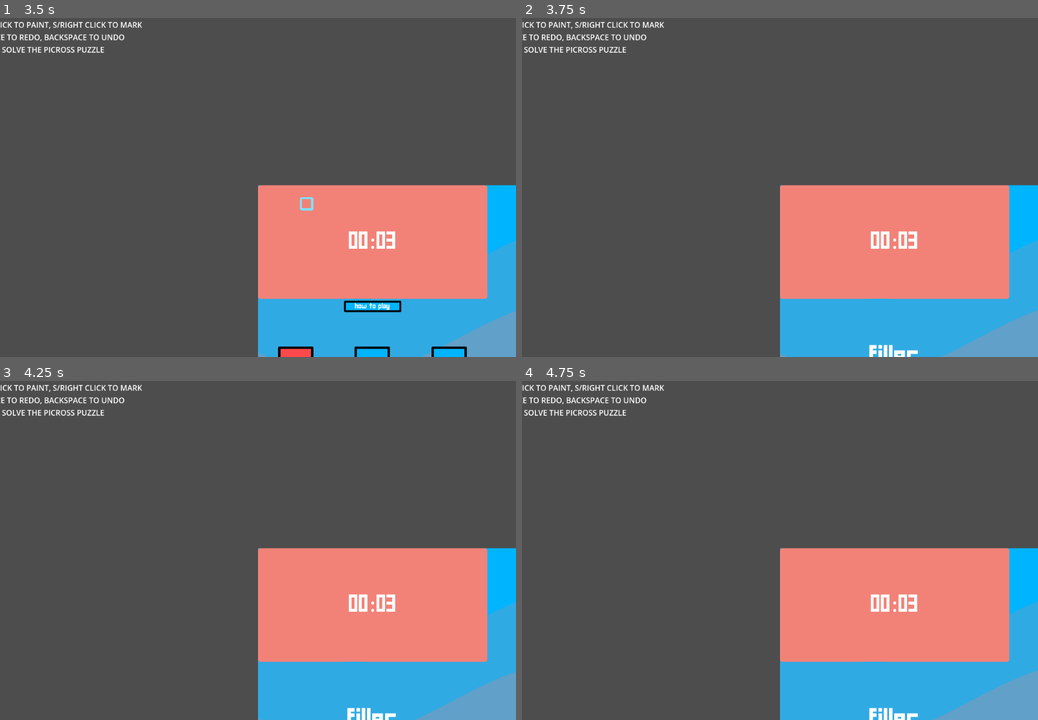
Above: before the commit, frames 1-4 (two rows, left to right).
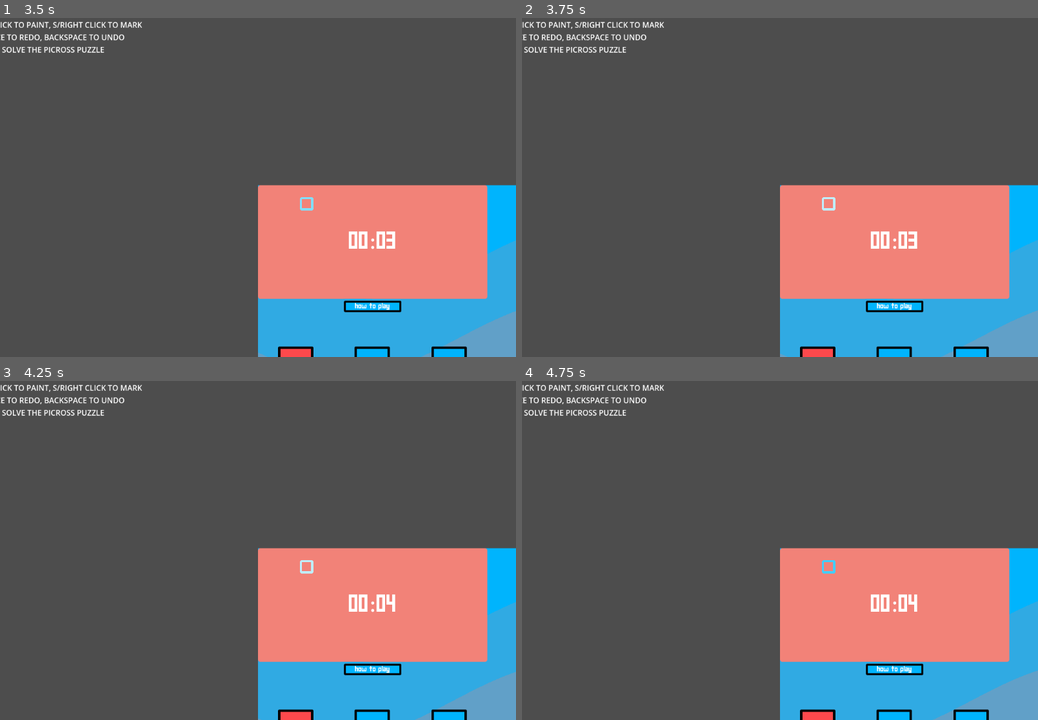
Above: after the commit, the same moments.

Repository: Matthew-Hirano/MixedDNALibraryTool
Game: Godot game, scene res://picross_scenes/scenes/main.tscn
The game is run twice, just before and just after one commit, with the same random seed, the same clock (stepped at 60 frames per second) and the same inputs. The project has no main scene, so this scene is started directly.
Inputs (mouse positions are in pixels of both pictures, inside the frame that each line leads up to):
- Up to frame 1 (3.5 s): move the mouse to (371, 167) at 0.52 s; hold Space (space) 0.53-1.25 s; click (371, 167) at 0.67 s; drag from (154, 201) to (232, 255) at 1.27 s; tap Enter at 2 s; move the mouse to (309, 109) at 2.02 s; hold Space (space) 2.03-2.75 s; drag from (232, 255) to (103, 133) at 2.77 s
- Up to frame 2 (3.75 s): tap Enter at 3.5 s; move the mouse to (934, 238) at 3.52 s; hold Backspace (backspace) from 3.53 s (still down); hold Space (space) from 3.53 s (still down)
- Up to frame 3 (4.25 s): keep holding Backspace (backspace); keep holding Space (space)
- Up to frame 4 (4.75 s): release Backspace (backspace) at 4.25 s; release Space (space) at 4.25 s; drag from (625, 496) to (702, 462) at 4.27 s

Frame 1 is identical in both runs. In frame 2, 1.2% of the frame differs, in the area x 53-91%, y 52-100%; in frame 3, 1.2%; in frame 4, 1.2%.
Error in both runs: Invalid assignment of property or key 'stream' with value of type 'null instance' on a base object of type 'null instance'. (res://picross_scenes/scenes/main.t…

Commit message:
adding html

Diff:
--- a/picross_scenes/scenes/board.tscn
+++ b/picross_scenes/scenes/board.tscn
@@ -272,8 +272,8 @@
 	#await get_tree().create_timer(1.1).timeout
 
 func _unhandled_input(_event: InputEvent) -> void:
-	if Input.is_action_just_pressed(\"backspace\"):
-		solved()
+	#if Input.is_action_just_pressed(\"backspace\"):
+	#	solved()
 	pass
 "
 
Not shown, added: export_presets.cfg
Binary file added: index.apple-touch-icon.png
Binary file added: index.icon.png
Binary file added: index.png
Not shown, changed: .gitattributes
Not shown, changed: .gitignore
Not shown, added: index.audio.position.worklet.js
Not shown, added: index.audio.worklet.js
Not shown, added: index.html
Not shown, added: index.js
Not shown, added: index.pck
Not shown, added: index.wasm
